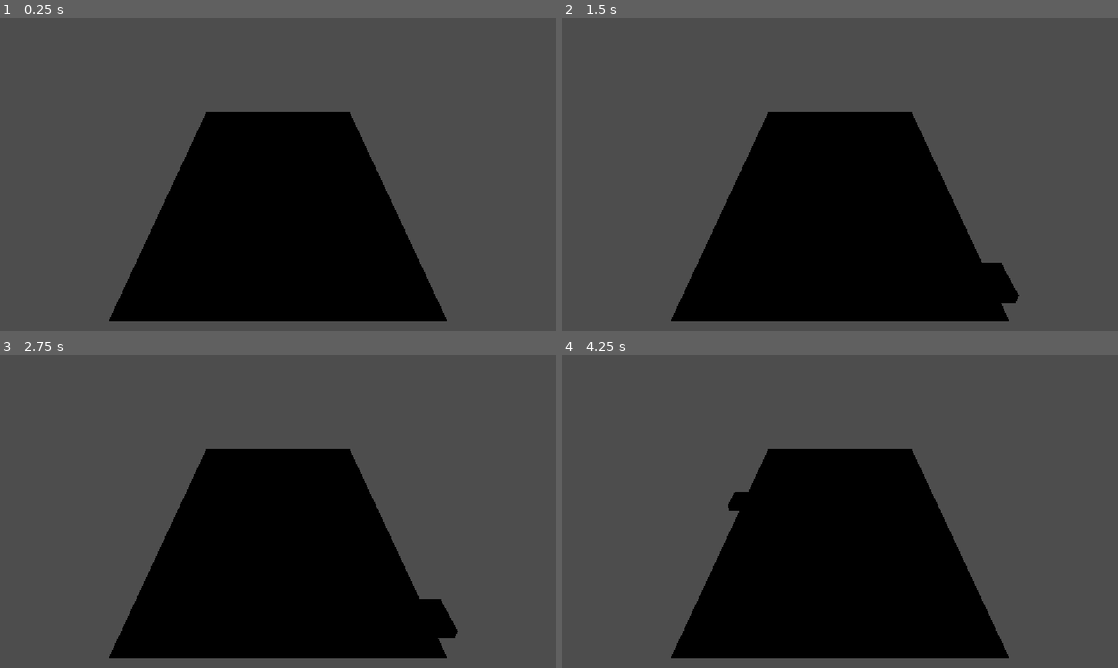
Above: before the commit, frames 1-4 (two rows, left to right).
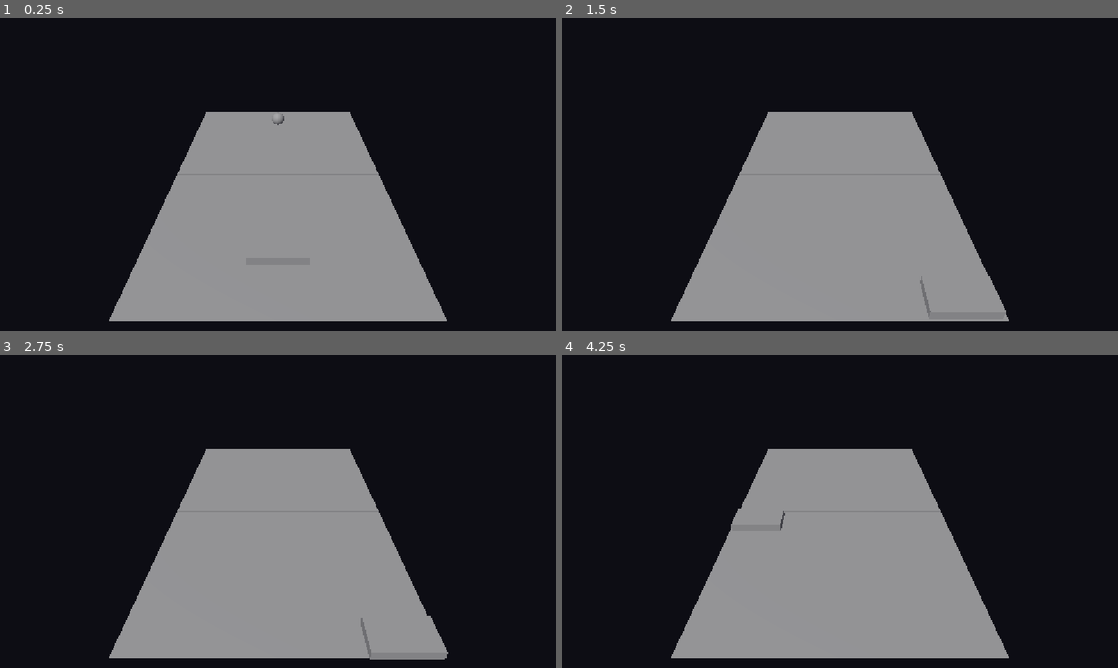
Above: after the commit, the same moments.

Repository: konserva93/galaxy-pong-2
Game: Godot game, scene res://scenes/Main.tscn
The game is run twice, just before and just after one commit, with the same random seed, the same clock (stepped at 60 frames per second) and the same inputs.
Inputs (mouse positions are in pixels of both pictures, inside the frame that each line leads up to):
- Up to frame 1 (0.25 s): no input
- Up to frame 2 (1.5 s): move the mouse to (962, 158) at 0.52 s; hold D (move_right) 0.53-1.28 s; tap Enter at 1.25 s; move the mouse to (728, 190) at 1.27 s; hold S (move_back) from 1.28 s (still down)
- Up to frame 3 (2.75 s): tap Space at 2 s; move the mouse to (333, 442) at 2.02 s; release S (move_back) at 2.03 s; hold D (move_right) from 2.03 s (still down)
- Up to frame 4 (4.25 s): tap Enter at 2.75 s; move the mouse to (812, 574) at 2.77 s; release D (move_right) at 2.78 s; hold W (move_forward) 2.78-3.53 s; move the mouse to (1006, 558) at 3.52 s; hold A (move_left) from 3.53 s (still down)

The runs differ from the first frame. In frame 1, 100% of the frame differs, in the area x 0-100%, y 0-100%; in frame 2, 100%; in frame 3, 100%; in frame 4, 100%.

Commit message:
fix: compensate paddle clamp bounds for camera parallax
The paddle floats at paddle_hit_height above the flat field (Y=0).
Under the tilted camera, clamping its X/Z directly to the field's
flat geometric extents was numerically correct but visually wrong:
the elevated paddle projected onto a different screen position than
a ground-level boundary line at the same world X/Z, so it looked
like it overshot the side walls near the center line while falling
well short of visually reaching its own back edge.

Diagnosed with a temporary on-screen debug overlay (added, used,
then removed) showing live paddle position vs. clamp bounds, which
confirmed the raw clamp math matched the code exactly and the bug
was purely a camera-projection mismatch, not an input or clamp
logic bug.

Fix: Z bounds are calibrated once by reprojecting the center-line
and back-edge boundary points from ground level onto the paddle's
height plane along the camera ray (exact at x=0, where the camera
sits). X bounds are recomputed every physics frame from the paddle's
current Z: the side boundary line's screen-space projection is
exactly straight, so its screen X at the paddle's current screen Y
is found by linear interpolation, then unprojected back onto the
paddle's height plane. A naive single-ray reprojection (tried first)
was mathematically wrong here — the reprojected point lands at a
different Z than the paddle's actual Z, so it doesn't correspond to
the same screen row.

Verified headless: at every tested Z, the paddle's clamped edge
projects to screen coordinates matching the field boundary's
screen-space line to within floating-point precision (0.0000px),
and keyboard input drives the paddle exactly to the new dynamic
bounds in both axes. This placeholder camera will still be re-tuned
against the reference photo in stage 2, but the compensation adapts
automatically to whatever the final camera transform ends up being.

Diff:
--- a/scenes/Main.tscn
+++ b/scenes/Main.tscn
@@ -1,12 +1,27 @@
-[gd_scene load_steps=5 format=3]
+[gd_scene load_steps=6 format=3]
 
 [ext_resource type="Script" path="res://scripts/main.gd" id="1_main"]
 [ext_resource type="PackedScene" path="res://scenes/Field.tscn" id="2_field"]
 [ext_resource type="PackedScene" path="res://scenes/PlayerPaddle.tscn" id="3_paddle"]
 [ext_resource type="PackedScene" path="res://scenes/Ball.tscn" id="4_ball"]
 
+[sub_resource type="Environment" id="Environment_basic"]
+background_mode = 1
+background_color = Color(0.05, 0.05, 0.08, 1)
+ambient_light_source = 2
+ambient_light_color = Color(0.6, 0.6, 0.65, 1)
+ambient_light_energy = 0.6
+
 [node name="Main" type="Node3D"]
 script = ExtResource("1_main")
+
+[node name="WorldEnvironment" type="WorldEnvironment" parent="."]
+environment = SubResource("Environment_basic")
+
+[node name="DirectionalLight3D" type="DirectionalLight3D" parent="."]
+position = Vector3(0, 6, 0)
+rotation_degrees = Vector3(-50, -30, 0)
+light_energy = 1.1
 
 [node name="Field" parent="." instance=ExtResource("2_field")]
 
--- a/scripts/paddle_player.gd
+++ b/scripts/paddle_player.gd
@@ -1,8 +1,23 @@
 extends Area3D
 
 ## Весло игрока: движение по X/Z на фиксированной высоте paddle_hit_height,
-## одновременно и клавиатурой (WASD/стрелки), и мышью (проекция курсора на
-## плоскость поля), с clamp в пределах своей половины поля.
+## одновременно и клавиатурой (WASD/стрелки), и мышью, с clamp в пределах
+## своей половины поля.
+##
+## Весло висит над полем на высоте paddle_hit_height, а границы поля — на
+## уровне земли (Y=0). Под наклонной камерой это создаёт параллакс: поднятый
+## объект проецируется на экран не туда же, куда линия на земле с теми же
+## X/Z, из-за чего весло визуально не дотягивалось до своего дальнего края и
+## вылезало за боковую границу у центра, хотя её мировые координаты были
+## верны. Поэтому границы clamp (и калибровка мыши) считаются не по плоским
+## координатам поля, а перепроецируются через камеру на плоскость
+## paddle_hit_height — так весло визуально совпадает с полем.
+##
+## Граница по Z (центральная линия / свой край) считается один раз при X=0 —
+## камера стоит на X=0, так что зависимостью Z-границы от X можно пренебречь.
+## Граница по X, наоборот, ощутимо зависит от текущего Z (перспективное
+## схождение боковых линий поля), поэтому пересчитывается каждый кадр от
+## актуальной позиции весла по Z.
 
 @export var paddle_speed: float = 12.0
 @export var paddle_hit_height: float = 1.0
@@ -16,21 +31,50 @@
 var _field_length: float = 16.0
 var _last_mouse_pos: Vector2
 
+var _half_width: float
+var _half_depth: float
+var _x_min: float
+var _x_max: float
+var _z_min: float
+var _z_max: float
+
+var _z_bounds_calibrated: bool = false
+var _mouse_calibrated: bool = false
+var _mouse_x_screen_range: Vector2
+var _mouse_z_screen_range: Vector2
+
 
 func _ready() -> void:
 	position.y = paddle_hit_height
 	_last_mouse_pos = get_viewport().get_mouse_position()
+
 	if _field != null:
 		_field_width = _field.field_width
 		_field_length = _field.field_length
 	else:
 		push_warning("PlayerPaddle: field_path не назначен, используются размеры поля по умолчанию")
 
+	_half_width = paddle_size.x / 2.0
+	_half_depth = paddle_size.y / 2.0
+	# Плоские границы поля — запасной вариант, пока камера ещё не найдена;
+	# _x_min/_x_max каждый кадр и _z_min/_z_max один раз заменяются визуально
+	# скорректированными значениями (см. _update_x_bounds/_calibrate_z_bounds).
+	_x_min = -_field_width / 2.0 + _half_width
+	_x_max = _field_width / 2.0 - _half_width
+	_z_min = _half_depth
+	_z_max = _field_length / 2.0 - _half_depth
+
 
 func _physics_process(delta: float) -> void:
+	var camera := get_viewport().get_camera_3d()
+	if camera != null and not _z_bounds_calibrated:
+		_calibrate_z_bounds(camera)
+	if camera != null and not _mouse_calibrated:
+		_calibrate_mouse_mapping(camera)
+
 	_apply_keyboard_movement(delta)
-	_apply_mouse_movement(delta)
-	_clamp_to_bounds()
+	_apply_mouse_movement(delta, camera)
+	_clamp_to_bounds(camera)
 
 
 func _apply_keyboard_movement(delta: float) -> void:
@@ -41,9 +85,8 @@
 		position.z += move_z * paddle_speed * delta
 
 
-func _apply_mouse_movement(delta: float) -> void:
-	var camera := get_viewport().get_camera_3d()
-	if camera == null:
+func _apply_mouse_movement(delta: float, camera: Camera3D) -> void:
+	if camera == null or not _mouse_calibrated:
 		return
 
 	var mouse_pos := get_viewport().get_mouse_position()
@@ -51,23 +94,71 @@
 		return
 	_last_mouse_pos = mouse_pos
 
-	var ray_origin := camera.project_ray_origin(mouse_pos)
-	var ray_dir := camera.project_ray_normal(mouse_pos)
-	if is_zero_approx(ray_dir.y):
-		return
+	var target_x := remap(mouse_pos.x, _mouse_x_screen_range.x, _mouse_x_screen_range.y, _x_min, _x_max)
+	var target_z := remap(mouse_pos.y, _mouse_z_screen_range.x, _mouse_z_screen_range.y, _z_min, _z_max)
 
-	var t := (paddle_hit_height - ray_origin.y) / ray_dir.y
-	if t < 0.0:
-		return
-	var target := ray_origin + ray_dir * t
-
-	position.x = move_toward(position.x, target.x, mouse_follow_speed * delta)
-	position.z = move_toward(position.z, target.z, mouse_follow_speed * delta)
+	position.x = move_toward(position.x, target_x, mouse_follow_speed * delta)
+	position.z = move_toward(position.z, target_z, mouse_follow_speed * delta)
 
 
-func _clamp_to_bounds() -> void:
-	var half_width := paddle_size.x / 2.0
-	var half_depth := paddle_size.y / 2.0
+func _calibrate_z_bounds(camera: Camera3D) -> void:
+	var reproj_near := _reproject_to_height(camera, Vector3(0.0, 0.0, 0.0))
+	var reproj_far := _reproject_to_height(camera, Vector3(0.0, 0.0, _field_length / 2.0))
+	_z_min = reproj_near.z + _half_depth
+	_z_max = reproj_far.z - _half_depth
+	_z_bounds_calibrated = true
 
-	position.x = clamp(position.x, -_field_width / 2.0 + half_width, _field_width / 2.0 - half_width)
-	position.z = clamp(position.z, half_depth, _field_length / 2.0 - half_depth)
+
+func _calibrate_mouse_mapping(camera: Camera3D) -> void:
+	var mid_z := (_z_min + _z_max) / 2.0
+	_update_x_bounds(camera, mid_z)
+	_mouse_x_screen_range = Vector2(
+		camera.unproject_position(Vector3(_x_min, paddle_hit_height, mid_z)).x,
+		camera.unproject_position(Vector3(_x_max, paddle_hit_height, mid_z)).x
+	)
+	_mouse_z_screen_range = Vector2(
+		camera.unproject_position(Vector3(0.0, paddle_hit_height, _z_min)).y,
+		camera.unproject_position(Vector3(0.0, paddle_hit_height, _z_max)).y
+	)
+	_mouse_calibrated = true
+
+
+func _update_x_bounds(camera: Camera3D, z: float) -> void:
+	# Боковая граница поля (прямая в 3D при y=0) проецируется на экран тоже
+	# прямой линией — находим её экранный X на той же экранной высоте, на
+	# которой сейчас реально отрисовывается весло (на высоте paddle_hit_height,
+	# в текущем z), и обратно проецируем эту экранную точку на высоту весла.
+	# (Наивная перепроекция "луч камеры сквозь граничную точку до высоты
+	# весла" не подходит: получившаяся точка оказывается на другом Z, чем
+	# реальная позиция весла, — визуально совпадение не гарантируется.)
+	var paddle_screen_y := camera.unproject_position(Vector3(0.0, paddle_hit_height, z)).y
+
+	_x_min = _boundary_world_x(camera, -_field_width / 2.0, paddle_screen_y) + _half_width
+	_x_max = _boundary_world_x(camera, _field_width / 2.0, paddle_screen_y) - _half_width
+
+
+func _boundary_world_x(camera: Camera3D, edge_x: float, at_screen_y: float) -> float:
+	var near_end := camera.unproject_position(Vector3(edge_x, 0.0, -_field_length / 2.0))
+	var far_end := camera.unproject_position(Vector3(edge_x, 0.0, _field_length / 2.0))
+	var screen_x := remap(at_screen_y, near_end.y, far_end.y, near_end.x, far_end.x)
+
+	var ray_origin := camera.project_ray_origin(Vector2(screen_x, at_screen_y))
+	var ray_dir := camera.project_ray_normal(Vector2(screen_x, at_screen_y))
+	var t := (paddle_hit_height - ray_origin.y) / ray_dir.y
+	return (ray_origin + ray_dir * t).x
+
+
+func _reproject_to_height(camera: Camera3D, ground_point: Vector3) -> Vector3:
+	var cam_pos := camera.global_position
+	var dir := (ground_point - cam_pos).normalized()
+	if is_zero_approx(dir.y):
+		return ground_point
+	var t := (paddle_hit_height - cam_pos.y) / dir.y
+	return cam_pos + dir * t
+
+
+func _clamp_to_bounds(camera: Camera3D) -> void:
+	if camera != null:
+		_update_x_bounds(camera, position.z)
+	position.x = clamp(position.x, _x_min, _x_max)
+	position.z = clamp(position.z, _z_min, _z_max)
